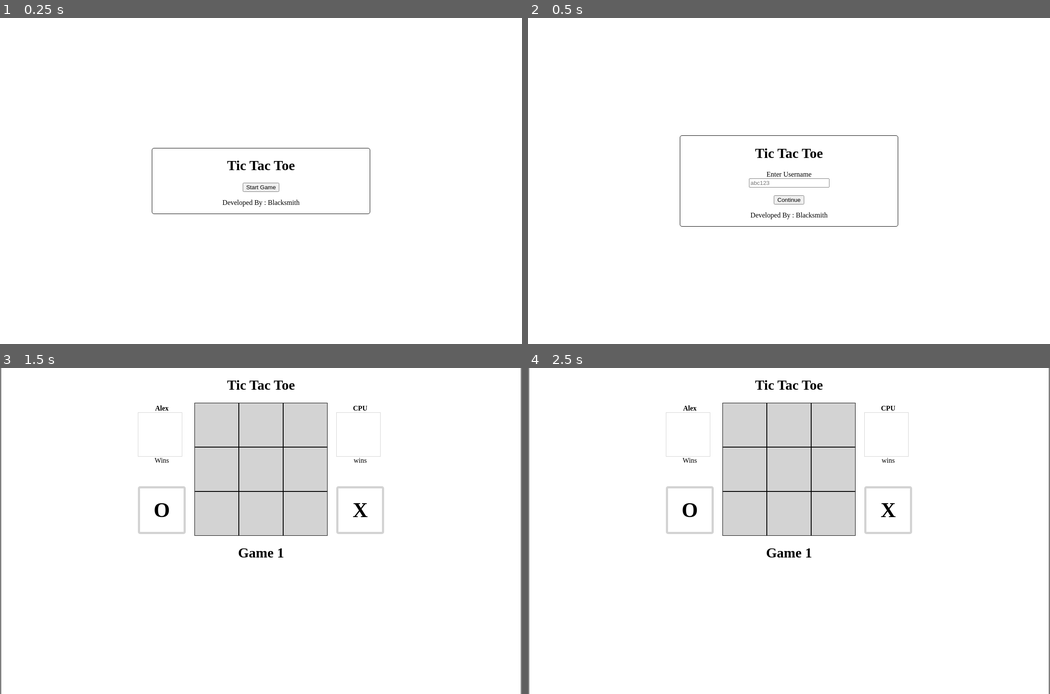
Above: before the commit, frames 1-4 (two rows, left to right).
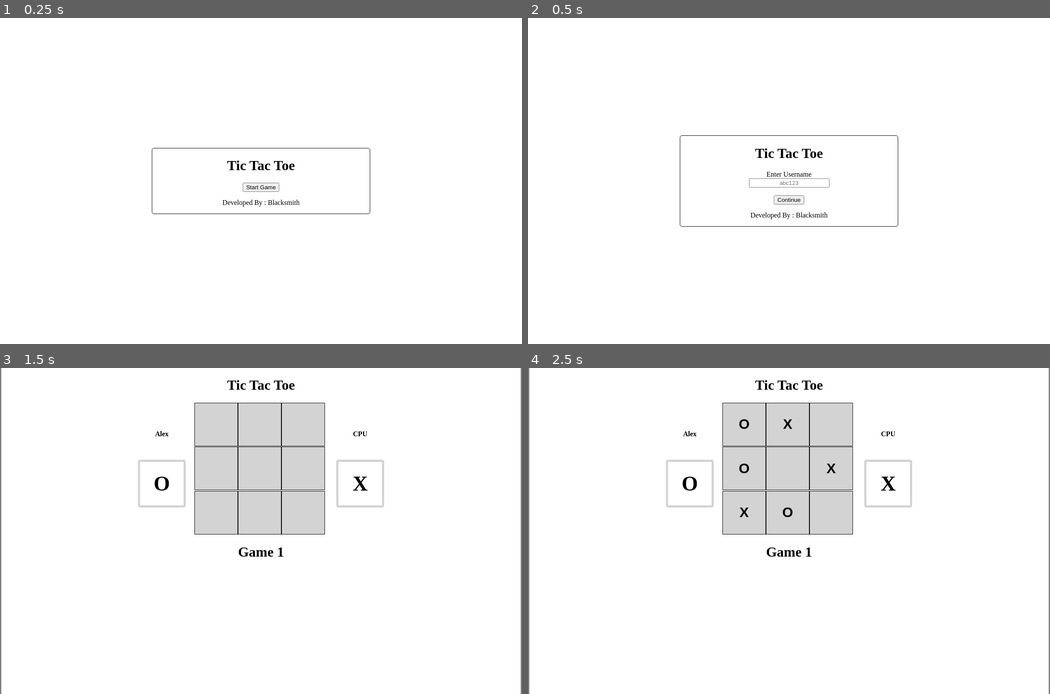
Above: after the commit, the same moments.

Repository: blacksmithofficial/tic_tac_toe_JS
Game: browser game, page index.html
Two runs of this game, one before a commit and one after it. Both use one fixed random seed, a clock stepped at 60 frames per second and the inputs below.
Inputs (mouse positions are in pixels of both pictures, inside the frame that each line leads up to):
- Up to frame 1 (0.25 s): no input
- Up to frame 2 (0.5 s): click "Start Game" at 0.27 s
- Up to frame 3 (1.5 s): click (261, 534) at 0.52 s; type "Alex" at 0.52 s; click "Continue" at 0.77 s; click "O" at 1.27 s
- Up to frame 4 (2.5 s): click (789, 511) at 1.87 s; click (742, 469) at 2.02 s; click (742, 423) at 2.47 s

Frame 1 is identical in both runs. In frame 2, less than 0.1% of the frame differs, in the area x 42-52%, y 50-52%; in frame 3, 2.0%; in frame 4, 2.2%, in the area x 26-74%, y 10-59%.

Commit message:
[11.12.2026] Update Grid Functionality

Diff:
--- a/index.html
+++ b/index.html
@@ -38,31 +38,32 @@
             <!-- Player Display -->
             <div id="player_display">
                 <h4 id="player_username_display">Player 1</h4>
-                <div class="tally_box"></div>
-                <label for="wins">Wins</label>
+                <!-- <div class="tally_box"></div> -->
+                <!-- <label for="wins">Wins</label> -->
                 <div id="player_shapebox" class="shape_indicator"></div>
             </div>
             <!-- 3x3 Grid -->
             <div id="grid">
-                <div id="0" class="grid_box"></div>
-                <div id="1" class="grid_box"></div>
-                <div id="2" class="grid_box"></div>
-                <div id="3" class="grid_box"></div>
-                <div id="4" class="grid_box"></div>
-                <div id="5" class="grid_box"></div>
-                <div id="6" class="grid_box"></div>
-                <div id="7" class="grid_box"></div>
-                <div id="8" class="grid_box"></div>
+                <button id="0" class="grid_box"></button>
+                <button id="1" class="grid_box"></button>
+                <button id="2" class="grid_box"></button>
+                <button id="3" class="grid_box"></button>
+                <button id="4" class="grid_box"></button>
+                <button id="5" class="grid_box"></button>
+                <button id="6" class="grid_box"></button>
+                <button id="7" class="grid_box"></button>
+                <button id="8" class="grid_box"></button>
             </div>
             <!-- CPU Display -->
             <div id="cpu_display">
                 <h4>CPU</h4>
-                <div class="tally_box"></div>
-                <label for="wins">wins</label>
+                <!-- <div class="tally_box"></div> -->
+                <!-- <label for="wins">wins</label> -->
                 <div id="cpu_shapebox" class="shape_indicator"></div>
             </div>
         </div>
         <h1 id="game_display"></h1>
+        <!-- <div id="turn_display"></div> -->
      </div>
 
     <script src="index.js"></script>
--- a/index.js
+++ b/index.js
@@ -19,12 +19,28 @@
 const cpu_shapebox = document.getElementById("cpu_shapebox");
 const grid = document.getElementById("grid");
 const game_display = document.getElementById("game_display");
+const grid_boxes = document.querySelectorAll(".grid_box");
+
+const turn_display = document.getElementById("turn_display");
+
 
 
 // [ Variables ] : ( Game-Start )
 const shapes = ['O', "X"];
 let player_username, player_shape, cpu_shape;
 let game_count = 0;
+let player_turn, cpu_turn;
+
+
+// [ Variables ] : Grid ( 3x3 )
+let box_count = 9;
+let space_count = 9;
+let marked_count = 0;
+let grid_full = false;
+let reference_list = ['', '', '', '', '', '', '', '', ''];
+let cpu_boxes = [];
+
+
 
 
 
@@ -42,7 +58,6 @@
     player_username_display.innerHTML = player_username;
 })
 circle_option.addEventListener("click", () => {
-    // player_shape = circle_option.innerHTML;
     player_shape = shapes[0];
     cpu_shape = shapes[1];
     start_menu.style.display = "none";
@@ -55,7 +70,6 @@
 
 })
 cross_option.addEventListener("click", () => {
-    // player_shape = cross_option.innerHTML;
     player_shape = shapes[1];
     cpu_shape = shapes[0];
     start_menu.style.display = "none";
@@ -66,6 +80,72 @@
 
     console.log(`Player Shape : ${player_shape}`);
 })
+
+// [ System ] : ( Game Board EventListeners )
+grid_boxes.forEach((grid_box) => {
+    grid_box.addEventListener("click", () => {
+        if(space_count > 0){
+            grid_box.innerHTML = player_shape;
+            reference_list[grid_box.id] = player_shape;
+            space_count--;
+            cpuAttempt();
+
+            // Debug
+            console.log(`reference_list : ${reference_list}`);
+            console.log(`${grid_box.id}`);
+            console.log(`space_count : ${space_count}`);
+        }
+    })
+})
+
+
+// [ Functions ] : ( Grid )
+function cpuAttempt(){
+    // Random Number Generator
+    //      - random num [0 - 8]
+    //      - tracker list (attempts) : prevents repeat numbers
+    //      - tracker list (player attempts) : prevents overwrites
+
+    // [ Condition ] : Duplicate
+    let cpu_attempt = Math.floor(Math.random() * 9);
+
+    if(reference_list[cpu_attempt] !== '' && space_count > 0){
+        cpuAttempt();
+    } else if (reference_list[cpu_attempt] === '' && space_count > 0){
+        reference_list[cpu_attempt] = cpu_shape;
+        cpu_boxes.push(cpu_attempt);
+        space_count--;
+
+        // [ Update Grid ]
+        grid_boxes[cpu_attempt].innerHTML = cpu_shape;
+    } else {
+        return;     // Exit Function
+    }
+    // reference_list[cpu_attempt] = cpu_shape;
+
+    // // Grid Scan
+    // for(let i = 0; i < reference_list.length; i++){
+    //     if(cpu_attempt === i){
+    //         cpu_attempt = Math.floor(Math.random() * 9);
+    //     }
+    // }
+
+
+
+    // [ Debug ]
+    console.log(`cpu attempts : ${cpu_boxes}`);
+
+
+}
+function gridCheck(){
+    if(space_count === 0){
+        grid_boxes.forEach((grid_box) => {
+            grid_box.disabled = true;
+        })
+    }
+}
+
+
 
 /**
  *     [ Objects ] : System
--- a/styles.css
+++ b/styles.css
@@ -11,6 +11,10 @@
 }
 /* CLASS */
 .grid_box {
+    display: flex;
+    align-items: center;
+    justify-content: center;
+
     width: 100px;
     height: 100px;
     border: 0.5px solid black;
@@ -68,5 +72,20 @@
     flex-wrap: wrap;
 
     width: 306px;
-    height: 306px;
+    height: 304px;
 }
+#username{
+    text-align: center;
+}
+#turn_display{
+    display: flex;
+    position: relative;
+    left: 20vw;
+    width: 590px;
+    height: 90px;
+
+    text-align: center;
+    align-items: center;
+
+    border: 1px solid black;
+}
